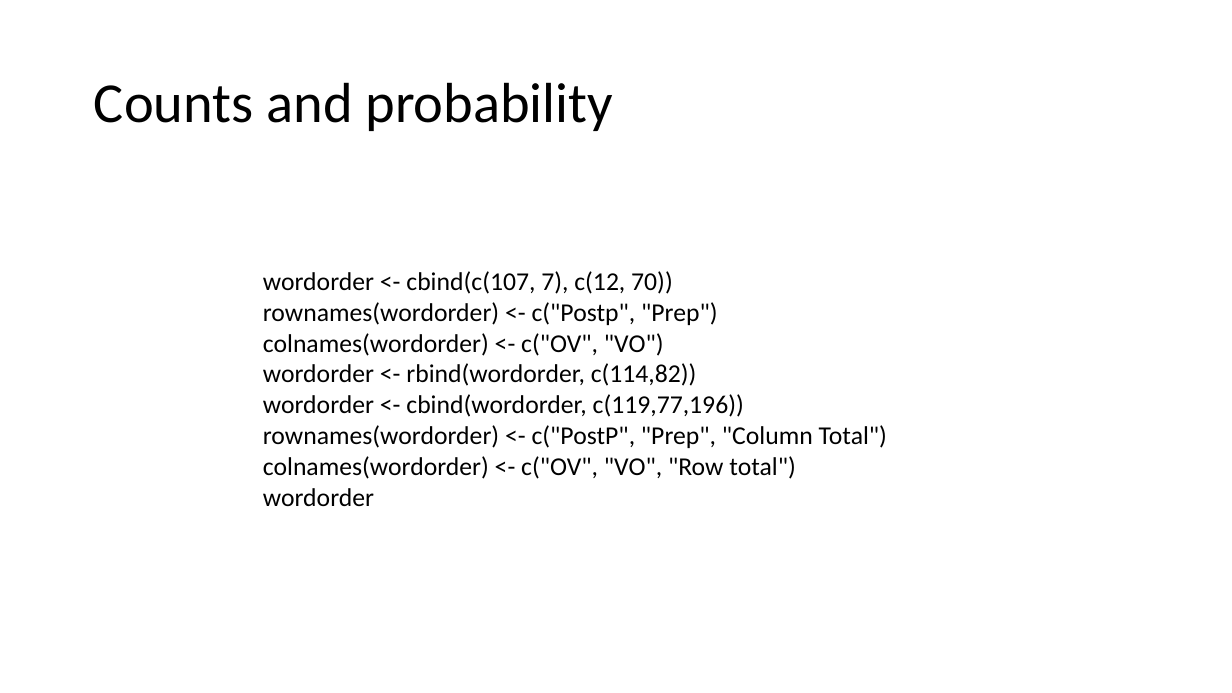
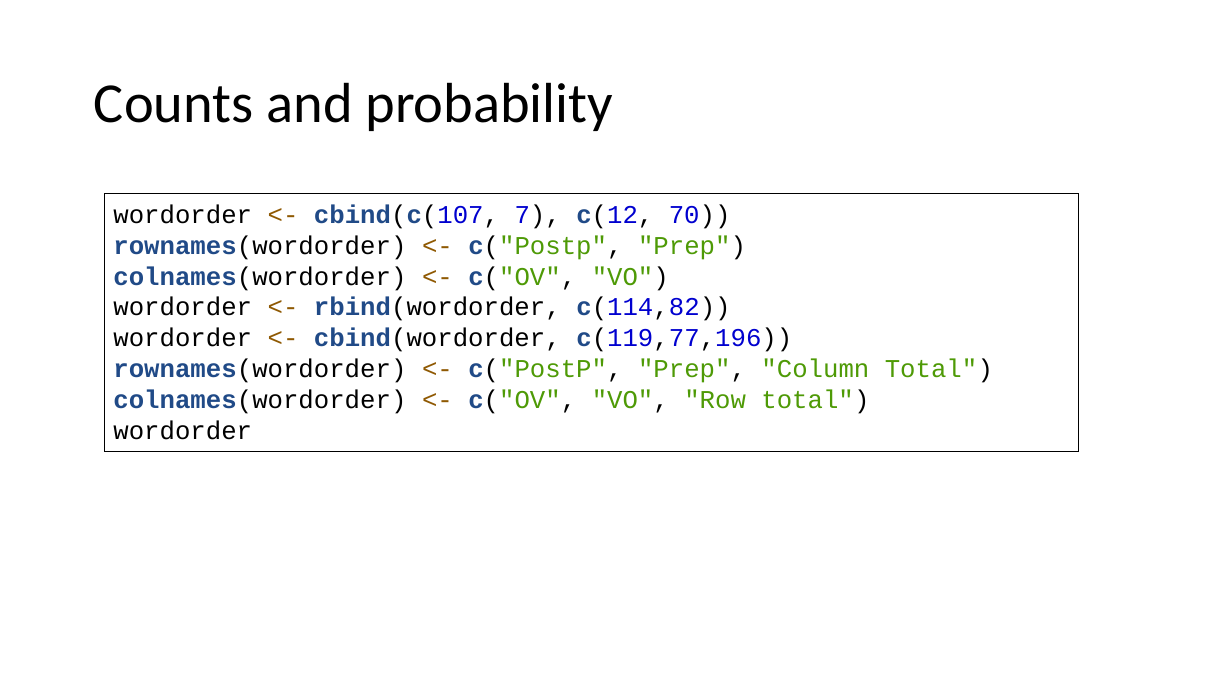
Before and after one commit to ajrtallman/StatisticsinLinguistics_FSU_2023_2024, a slide deck: slide 43 of 02_slides/Statistics for linguists 2023-11-29.pptx (slide 36 before the commit). Drawn at 1232x693 pixels with LibreOffice and Linux fonts; fonts in the diff are those of the drawing. Boxes give left, top, right and bottom in pixels: in the first picture for what was removed or moved away, otherwise in the second. Text is boxed around its words. In the diff, an @@ line names an element or a change of style, - is before the commit and + after.

Commit message:
slides

```diff
--- a/02_slides/Statistics for linguists 2023-11-29.pptx
+++ b/02_slides/Statistics for linguists 2023-11-29.pptx
@@ rectangle "wordorder <- cbind(c(107, 7), c(12, ...": place and size @@
-rectangle "wordorder <- cbind(c(107, 7), c(12, ..." at box(263, 271, 887, 506)
+rectangle "wordorder <- cbind(c(107, 7), c(12, ..." at box(104, 193, 1079, 451)
@@ rectangle "wordorder <- cbind(c(107, 7), c(12, ..." at box(104, 193, 1079, 451): outline none to #000000 0.75 pt @@
@@ text in rectangle at box(113, 204, 993, 440): text changed; font Calibri to Courier New @@
-wordorder <- cbind(c(107, 7), c(12, 70))
-rownames(wordorder) <- c("Postp", "Prep")
-colnames(wordorder) <- c("OV", "VO")
-wordorder <- rbind(wordorder, c(114,82))
-wordorder <- cbind(wordorder, c(119,77,196))
-rownames(wordorder) <- c("PostP", "Prep", "Column Total")
-colnames(wordorder) <- c("OV", "VO", "Row total")
-wordorder
+wordorder <- cbind(c(107, 7), c(12, 70))
+rownames(wordorder) <- c("Postp", "Prep")
+colnames(wordorder) <- c("OV", "VO")
+wordorder <- rbind(wordorder, c(114,82))
+wordorder <- cbind(wordorder, c(119,77,196))
+rownames(wordorder) <- c("PostP", "Prep", "Column Total")
+colnames(wordorder) <- c("OV", "VO", "Row total")
+wordorder
```
Also in this commit, not shown: 15 other slides changed, 8 slides added, 1 slide removed, 29 other files.
